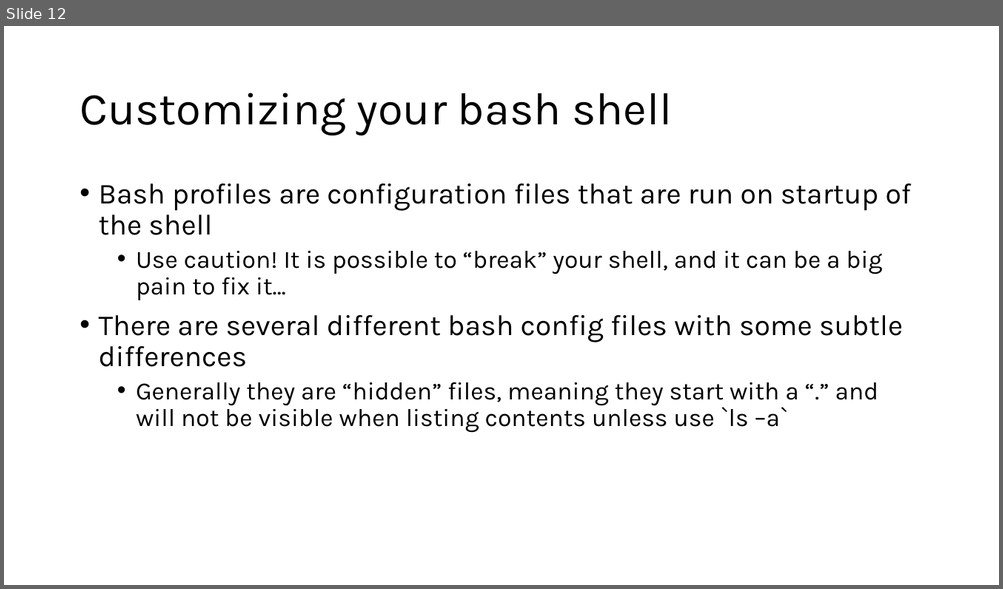
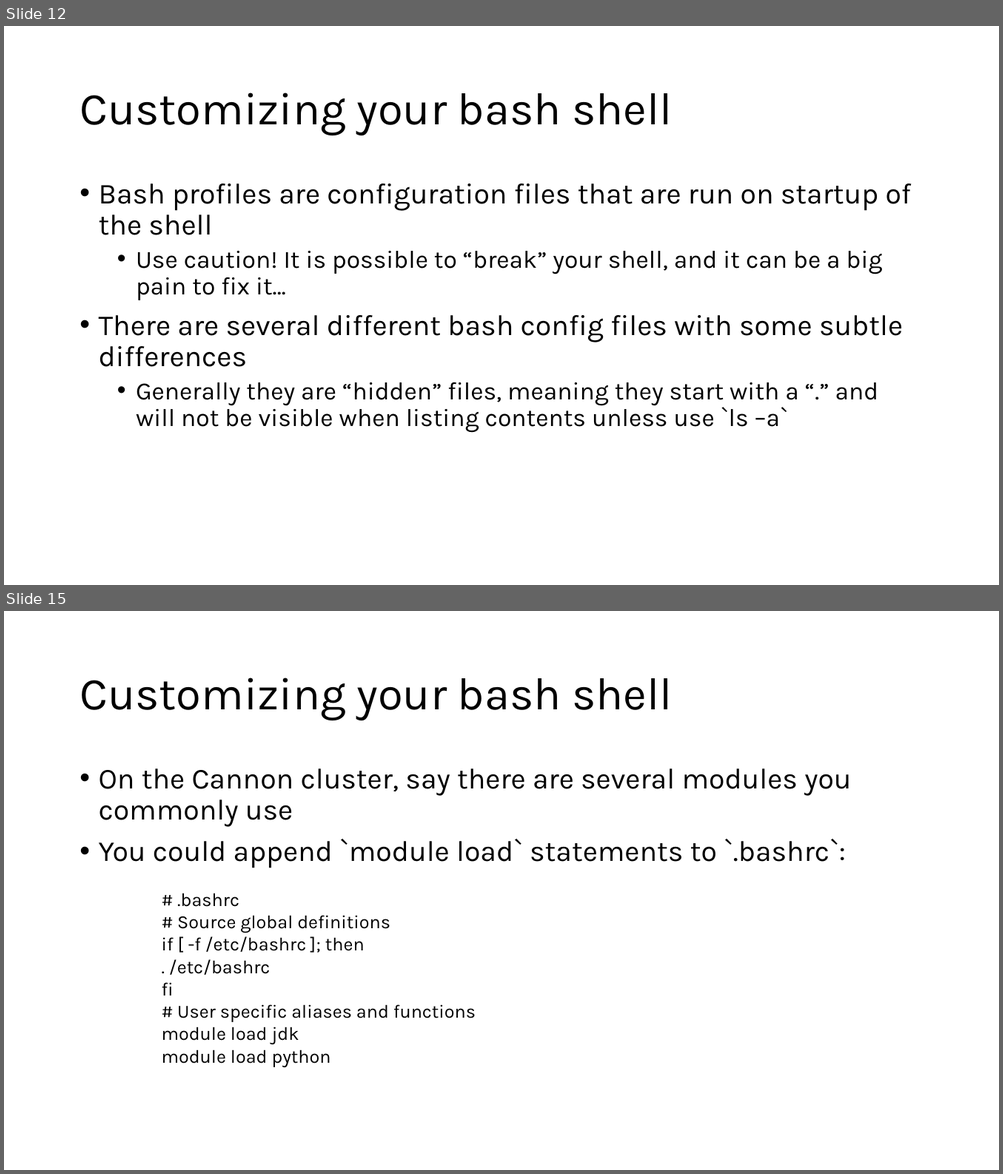
Before and after one commit to harvardinformatics/short-trainings, a slide deck: cmd-line-101/cmdline_tips_draft.pptx. Shown one above the other, each under a label of ours: slide 12 before the commit, slides 12 and 15 after it; the slides between them are not shown. The pictures are 1003x589 and 1003x1174 pixels, drawn with LibreOffice and Linux fonts; fonts in the diff are those of the drawing. Boxes give left, top, right and bottom in pixels: in the first picture for what was removed or moved away, otherwise in the second. Text is boxed around its words. In the diff, an @@ line names an element or a change of style, - is before the commit and + after.

Commit message:
added shell customization to cmdline_tips

```diff
--- a/cmd-line-101/cmdline_tips_draft.pptx
+++ b/cmd-line-101/cmdline_tips_draft.pptx
@@ slide 15 added at bbox=[4, 611, 999, 1170], background #FFFFFF @@
@@ title added at bbox=[79, 678, 672, 721], 44 pt, text #000000 @@
+Customizing your bash shell
@@ text added at bbox=[99, 769, 851, 869], 28 pt, text #000000 @@
+• On the Cannon cluster, say there are several modules you commonly use
+• You could append `module load` statements to `.bashrc`:
@@ text added at bbox=[162, 893, 475, 1068], 18 pt, text #000000 @@
+# .bashrc
+# Source global definitions
+if [ -f /etc/bashrc ]; then
+. /etc/bashrc
+fi
+# User specific aliases and functions
+module load jdk
+module load python
```
Also in this commit, not shown: 1 slide changed, 4 other slides added.
